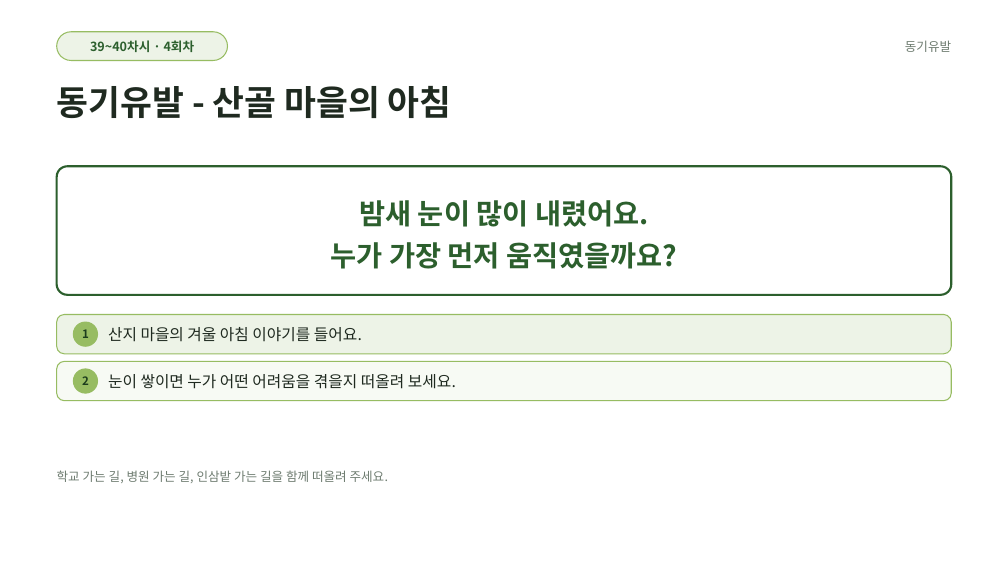
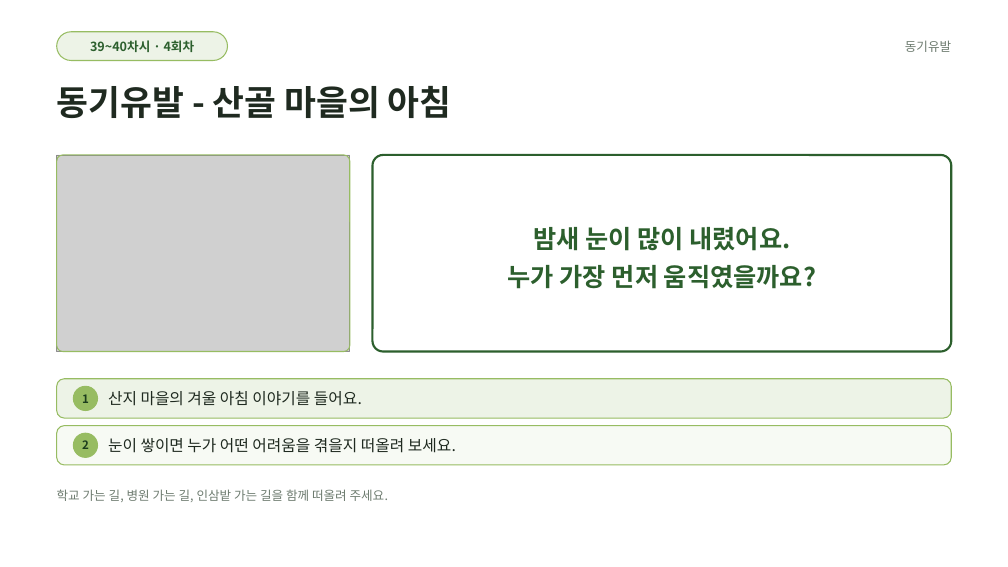
Before and after one commit to AHyeon97/work-for-AH, a slide deck: slide 4 of 우리고장 탐험대/37~40차시(논산계룡금산)/늘봄앵커_우리충남탐험놀이_39~40차시(논산계룡금산_생활과공동체)_수업PPT.pptx. Drawn at 1008x567 pixels with LibreOffice and Linux fonts; fonts in the diff are those of the drawing; grey boxes stand for pictures. Boxes give left, top, right and bottom in pixels: in the first picture for what was removed or moved away, otherwise in the second. Text is boxed around its words. In the diff, an @@ line names an element or a change of style, - is before the commit and + after.

```diff
--- a/우리고장 탐험대/37~40차시(논산계룡금산)/늘봄앵커_우리충남탐험놀이_39~40차시(논산계룡금산_생활과공동체)_수업PPT.pptx
+++ b/우리고장 탐험대/37~40차시(논산계룡금산)/늘봄앵커_우리충남탐험놀이_39~40차시(논산계룡금산_생활과공동체)_수업PPT.pptx
@@ picture added at <box>57,155,350,352</box> @@
@@ rounded rectangle added at <box>57,155,350,352</box>, outline #97BC62 1 pt @@
@@ rounded rectangle: place and size @@
-rounded rectangle at <box>57,166,951,295</box>
+rounded rectangle at <box>373,155,952,352</box>
@@ rounded rectangle at <box>373,155,952,352</box>: proportions changed @@
@@ text "밤새 눈이 많이 내렸어요.": place and size @@
-text "밤새 눈이 많이 내렸어요." at <box>331,200,677,269</box>
+text "밤새 눈이 많이 내렸어요." at <box>508,227,816,289</box>
@@ text "밤새 눈이 많이 내렸어요." at <box>508,227,816,289</box>: size 27 to 24 pt; line spacing 40pt to 36pt @@
@@ 4 texts, 2 rounded rectangles: place and size @@
-4 texts, 2 rounded rectangles at <box>57,315,951,401</box>
+4 texts, 2 rounded rectangles at <box>57,379,951,465</box>
@@ ellipse: place and size @@
-ellipse at <box>73,369,98,393</box>
+ellipse at <box>73,386,98,411</box>
@@ ellipse: place and size @@
-ellipse at <box>73,322,98,346</box>
+ellipse at <box>73,433,98,457</box>
@@ text "학교 가는 길, 병원 가는 ...": place and size @@
-text "학교 가는 길, 병원 가는 ..." at <box>57,470,389,483</box>
+text "학교 가는 길, 병원 가는 ..." at <box>57,489,389,502</box>
```
Also in this commit, not shown: 1 other slide changed, 15 other files.
